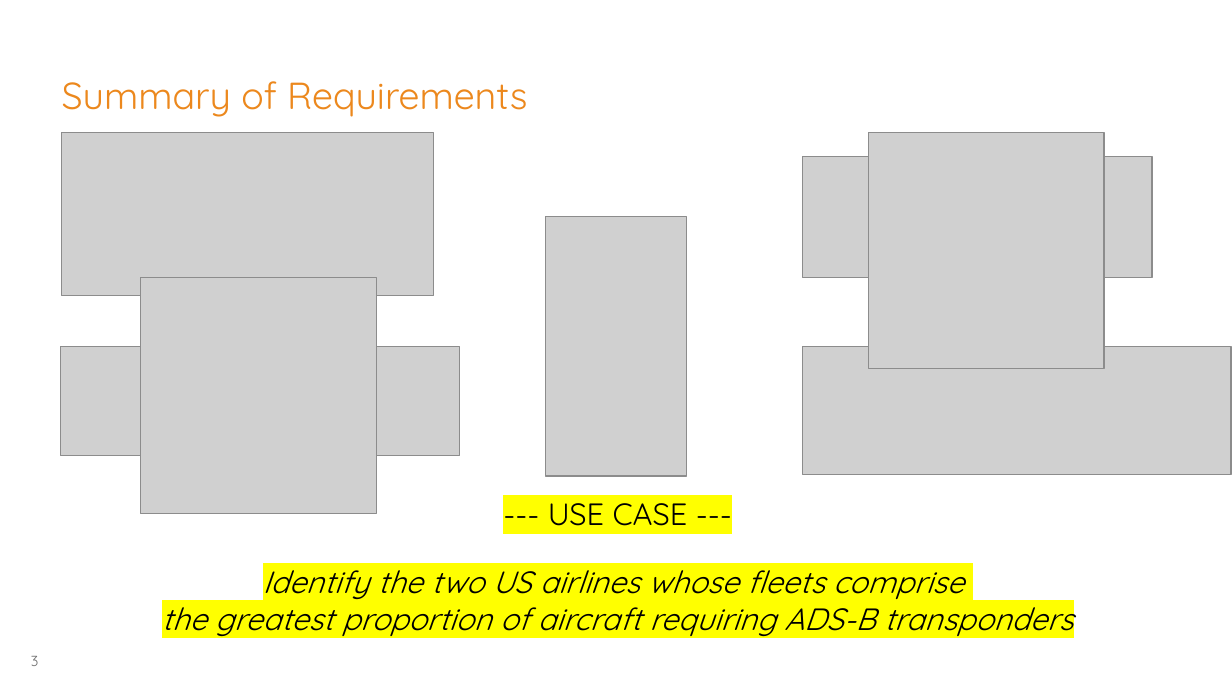
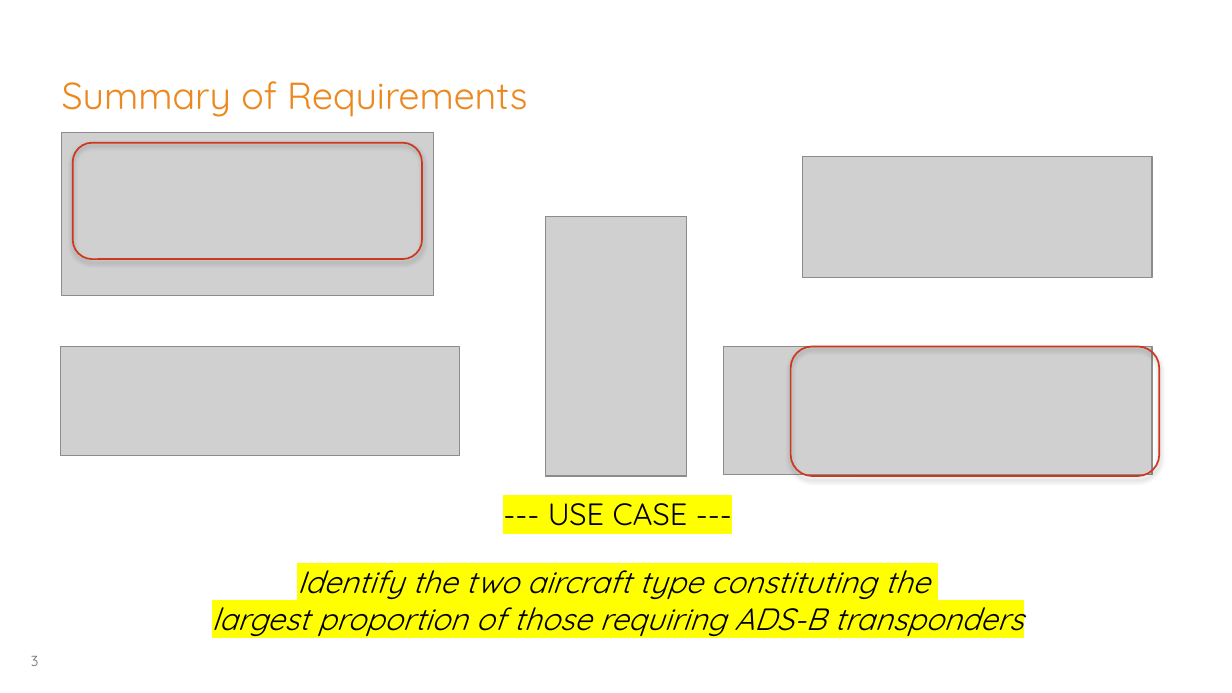
Before and after one commit to georgios-tsolakis-td/Bootcamp_Mar17_London, a slide deck: slide 3 of Team Quinto/Skynet Proposal.pptx. Drawn at 1232x693 pixels with LibreOffice and Linux fonts; fonts in the diff are those of the drawing; grey boxes stand for pictures; background and template pictures are left out. Boxes give left, top, right and bottom in pixels: in the first picture for what was removed or moved away, otherwise in the second. Text is boxed around its words. In the diff, an @@ line names an element or a change of style, - is before the commit and + after.

```diff
--- a/Team Quinto/Skynet Proposal.pptx
+++ b/Team Quinto/Skynet Proposal.pptx
@@ rounded rectangle added at box(73, 143, 421, 259), outline #CD391F 1 pt @@
@@ picture removed at box(869, 132, 1104, 368) @@
@@ picture removed at box(140, 277, 376, 514) @@
@@ picture: place and size @@
-picture at box(803, 346, 1232, 474)
+picture at box(723, 346, 1152, 474)
@@ rounded rectangle added at box(791, 346, 1159, 476), outline #CD391F 1 pt @@
@@ text at box(212, 559, 1023, 639): text changed @@
-Identify the two US airlines whose fleets comprise
-the greatest proportion of aircraft requiring ADS-B transponders
+Identify the two aircraft type constituting the
+largest proportion of those requiring ADS-B transponders
```
Also in this commit, not shown: 6 other slides changed.
